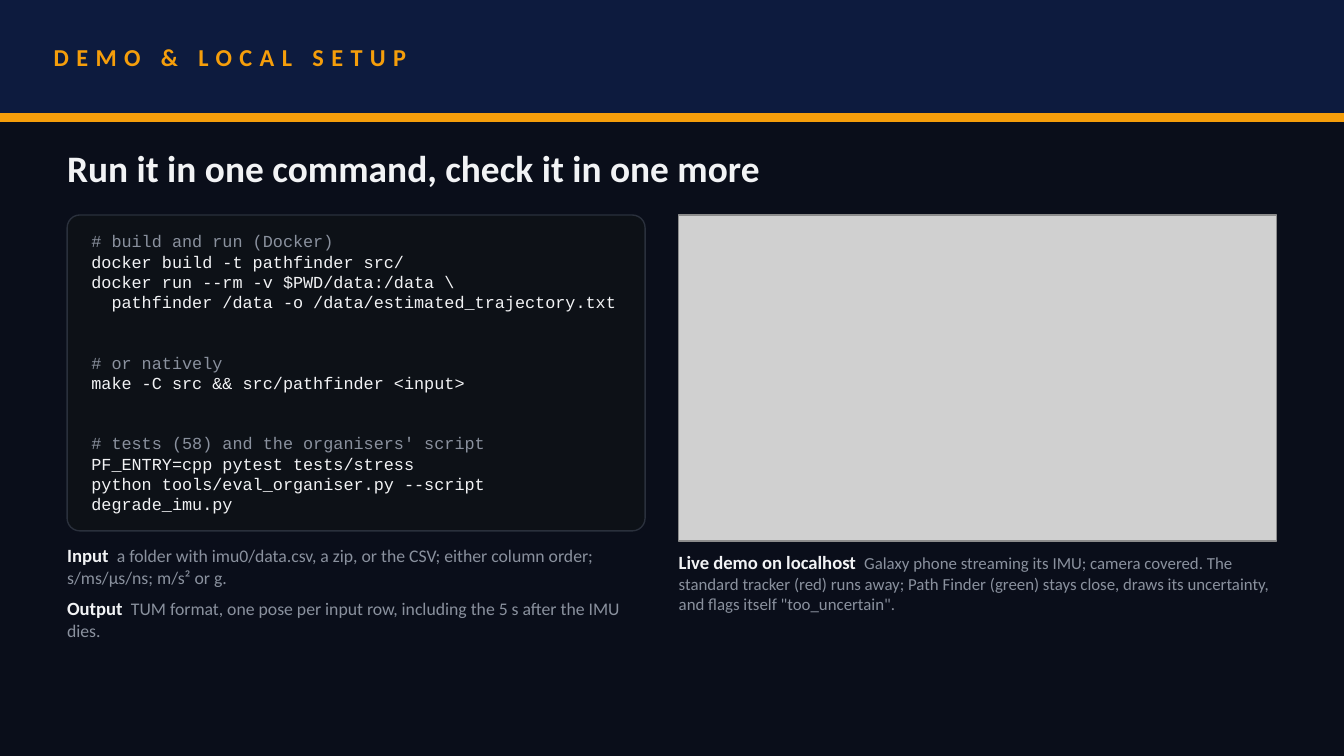
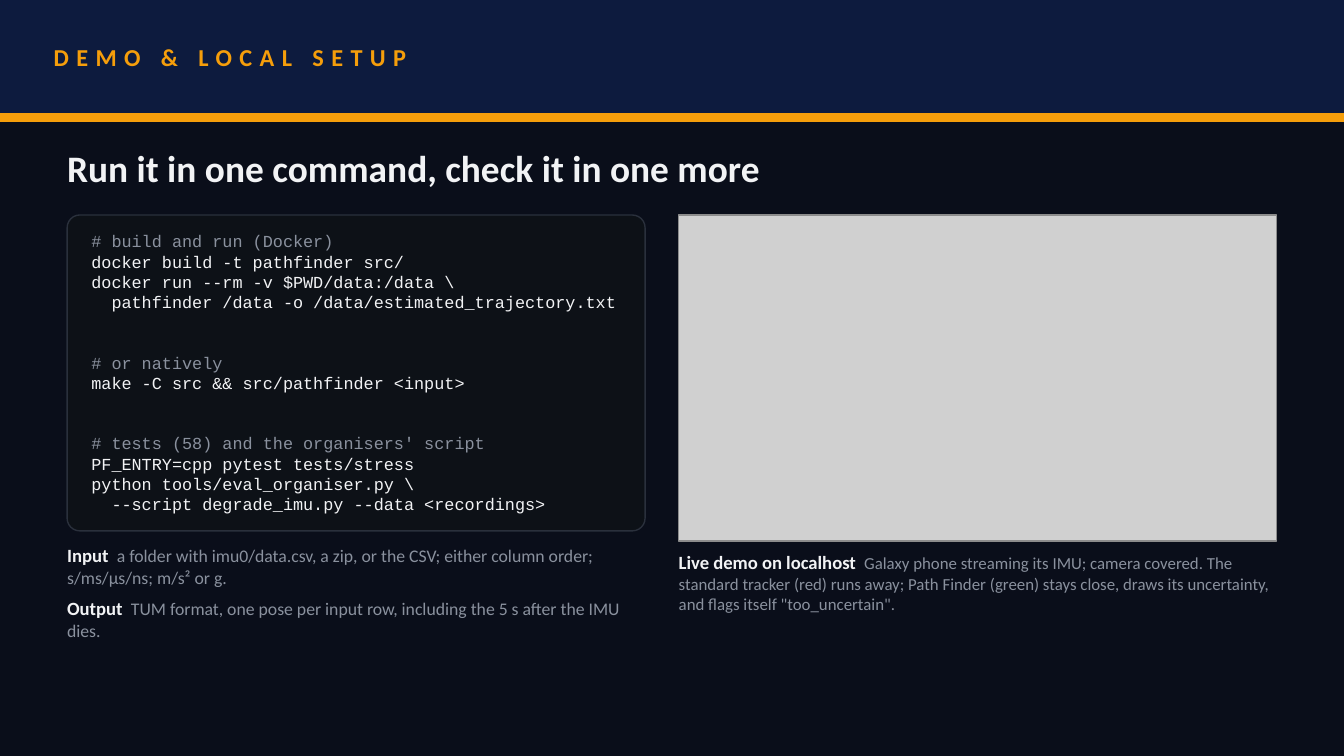
Before and after one commit to rehaanajani/pathfinder-xr, a slide deck: slide 7 of deck/SRMIST_CaliforniaBurrito.pptx. Drawn at 1344x756 pixels with LibreOffice and Linux fonts; fonts in the diff are those of the drawing; grey boxes stand for pictures. Boxes give left, top, right and bottom in pixels: in the first picture for what was removed or moved away, otherwise in the second. Text is boxed around its words. In the diff, an @@ line names an element or a change of style, - is before the commit and + after.

Commit message:
Aligned the closing slide with the template and kept every text box inside the slide

```diff
--- a/deck/SRMIST_CaliforniaBurrito.pptx
+++ b/deck/SRMIST_CaliforniaBurrito.pptx
@@ text at bbox=[91, 477, 545, 514]: text changed @@
-python tools/eval_organiser.py --script degrade_imu.py
+python tools/eval_organiser.py \
+--script degrade_imu.py --data <recordings>
```
Also in this commit, not shown: 2 other slides changed, 1 other file.
